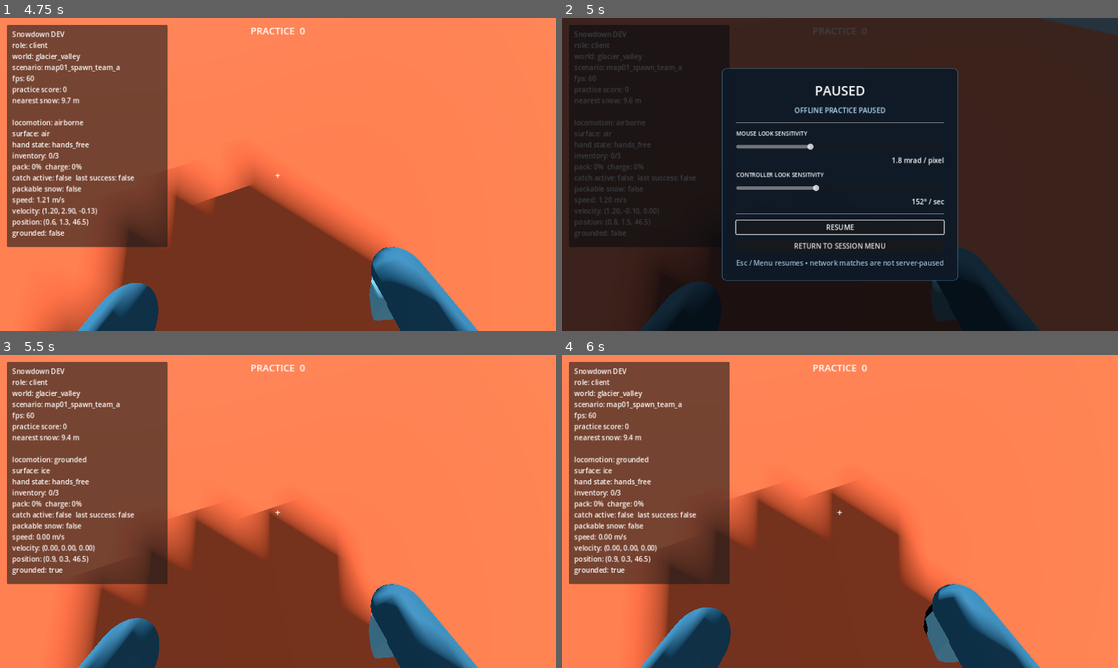
Above: before the commit, frames 1-4 (two rows, left to right).
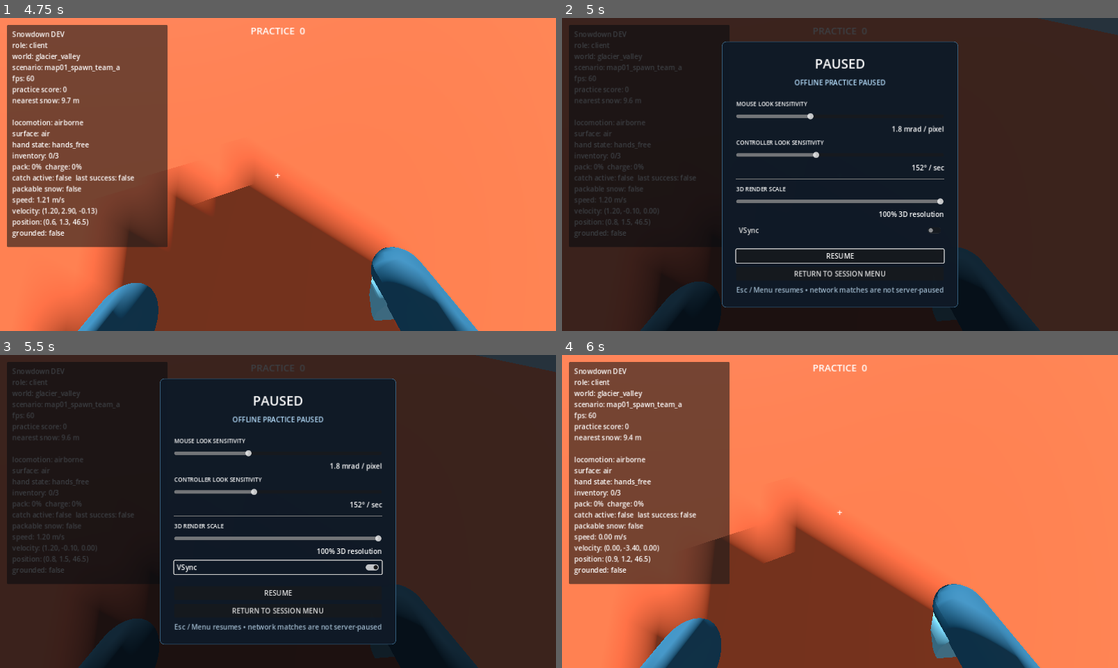
Above: after the commit, the same moments.

Repository: Mohammad-Software-Dev/SnowDownProject
Game: Godot game, scene res://scenes/bootstrap/bootstrap.tscn
The game is run twice, just before and just after one commit, with the same random seed, the same clock (stepped at 60 frames per second) and the same inputs.
Inputs (mouse positions are in pixels of both pictures, inside the frame that each line leads up to):
- Up to frame 1 (4.75 s): click "OFFLINE PRACTICE" at 0.5 s; tap Enter at 1.25 s; move the mouse to (305, 174) at 1.27 s; hold W (move_forward) from 1.28 s (still down); right-click (305, 174) at 1.35 s; click (305, 174) at 1.42 s; tap Space (jump) at 1.52, 2.27, 3.77, 4.52 s; move the mouse to (250, 174) at 2.02 s; tap Ctrl (crouch_slide) at 2.1 s; move the mouse to (289, 168) at 2.77 s; hold E (pack_interact) 2.78-3.53 s; move the mouse to (272, 180) at 3.52 s; tap Tab (scoreboard) at 3.6 s; click (272, 180) at 3.67 s; move the mouse to (316, 177) at 4.27 s; hold Shift (sprint) from 4.28 s (still down)
- Up to frame 2 (5 s): keep holding W (move_forward); keep holding Shift (sprint); tap Escape (pause) at 4.9 s
- Up to frame 3 (5.5 s): release W (move_forward) at 5 s; release Shift (sprint) at 5 s; click (278, 567) at 5 s, where only the run after the commit has a clickable "VSync"
- Up to frame 4 (6 s): click (840, 592) at 5.75 s, where only the run after the commit has a clickable "RESUME"

Frame 1 is identical in both runs. In frame 2, 8.8% of the frame differs, in the area x 28-72%, y 7-93%; in frame 3, 100%, in the area x 0-100%, y 0-100%; in frame 4, 11%.

Commit message:
Add practical graphics controls to pause settings

Diff:
--- a/src/ui/pause_menu.gd
+++ b/src/ui/pause_menu.gd
@@ -7,8 +7,11 @@
 var return_button: Button
 var mouse_slider: HSlider
 var controller_slider: HSlider
+var render_scale_slider: HSlider
+var vsync_toggle: CheckButton
 var mouse_value_label: Label
 var controller_value_label: Label
+var render_scale_value_label: Label
 var mode_label: Label
 
 var _input_snapshot: Dictionary = {}
@@ -78,8 +81,11 @@
 	var config := GameConfig.player_movement
 	mouse_slider.set_value_no_signal(config.mouse_sensitivity)
 	controller_slider.set_value_no_signal(config.controller_look_radians_per_second)
+	render_scale_slider.set_value_no_signal(get_viewport().scaling_3d_scale)
+	vsync_toggle.set_pressed_no_signal(DisplayServer.window_get_vsync_mode() != DisplayServer.VSYNC_DISABLED)
 	_update_mouse_value(config.mouse_sensitivity)
 	_update_controller_value(config.controller_look_radians_per_second)
+	_update_render_scale_value(get_viewport().scaling_3d_scale)
 
 func _on_mouse_sensitivity_changed(value: float) -> void:
 	GameConfig.player_movement.mouse_sensitivity = clampf(value, mouse_slider.min_value, mouse_slider.max_value)
@@ -89,11 +95,22 @@
 	GameConfig.player_movement.controller_look_radians_per_second = clampf(value, controller_slider.min_value, controller_slider.max_value)
 	_update_controller_value(GameConfig.player_movement.controller_look_radians_per_second)
 
+func _on_render_scale_changed(value: float) -> void:
+	var scale := clampf(value, render_scale_slider.min_value, render_scale_slider.max_value)
+	get_viewport().scaling_3d_scale = scale
+	_update_render_scale_value(scale)
+
+func _on_vsync_toggled(enabled: bool) -> void:
+	DisplayServer.window_set_vsync_mode(DisplayServer.VSYNC_ENABLED if enabled else DisplayServer.VSYNC_DISABLED)
+
 func _update_mouse_value(value: float) -> void:
 	mouse_value_label.text = "%.1f mrad / pixel" % (value * 1000.0)
 
 func _update_controller_value(value: float) -> void:
 	controller_value_label.text = "%d° / sec" % int(round(rad_to_deg(value)))
+
+func _update_render_scale_value(value: float) -> void:
+	render_scale_value_label.text = "%d%% 3D resolution" % int(round(value * 100.0))
 
 func _build_ui() -> void:
 	var backdrop := ColorRect.new()
@@ -124,7 +141,7 @@
 	panel.add_child(margin)
 
 	var content := VBoxContainer.new()
-	content.add_theme_constant_override("separation", 12)
+	content.add_theme_constant_override("separation", 10)
 	margin.add_child(content)
 
 	var title := Label.new()
@@ -164,6 +181,24 @@
 	content.add_child(controller_value_label)
 
 	content.add_child(_separator())
+	content.add_child(_setting_label("3D RENDER SCALE"))
+	render_scale_slider = HSlider.new()
+	render_scale_slider.min_value = 0.60
+	render_scale_slider.max_value = 1.00
+	render_scale_slider.step = 0.05
+	render_scale_slider.size_flags_horizontal = Control.SIZE_EXPAND_FILL
+	render_scale_slider.value_changed.connect(_on_render_scale_changed)
+	content.add_child(render_scale_slider)
+	render_scale_value_label = Label.new()
+	render_scale_value_label.horizontal_alignment = HORIZONTAL_ALIGNMENT_RIGHT
+	content.add_child(render_scale_value_label)
+
+	vsync_toggle = CheckButton.new()
+	vsync_toggle.text = "VSync"
+	vsync_toggle.toggled.connect(_on_vsync_toggled)
+	content.add_child(vsync_toggle)
+
+	content.add_child(_separator())
 	resume_button = Button.new()
 	resume_button.text = "RESUME"
 	resume_button.pressed.connect(close_menu)
